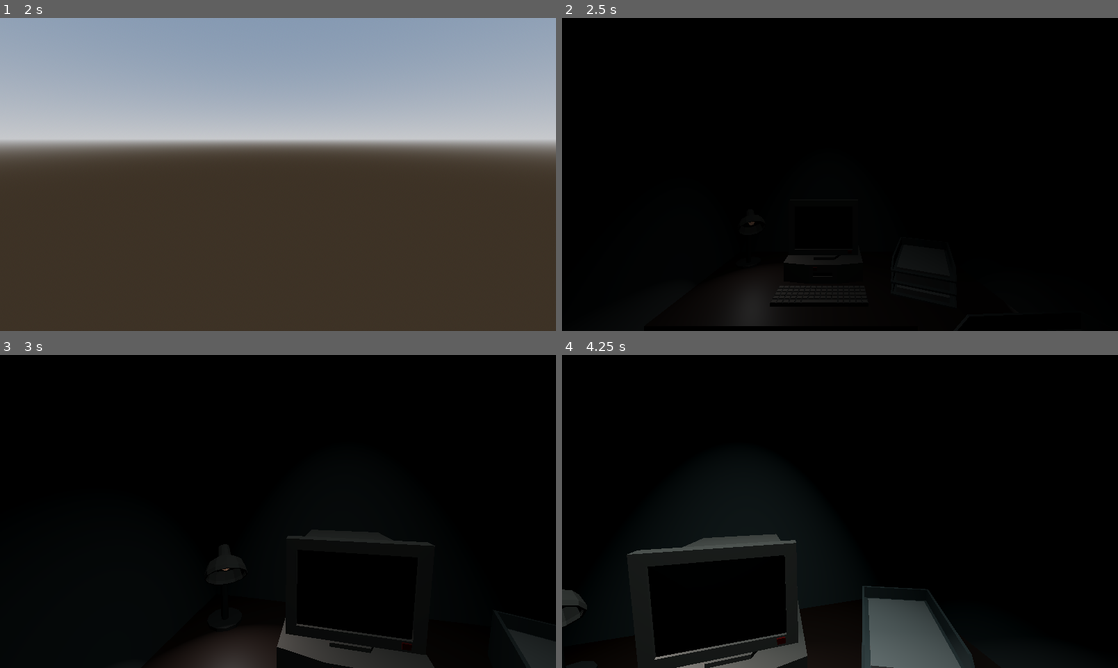
Above: before the commit, frames 1-4 (two rows, left to right).
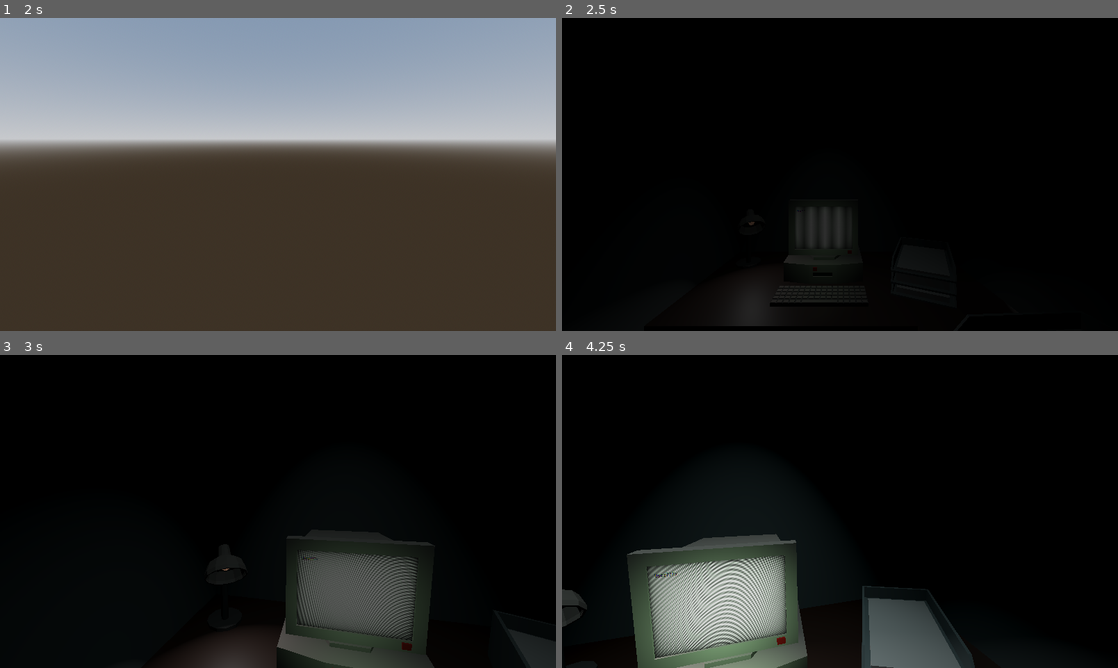
Above: after the commit, the same moments.

Repository: triangle-int/inner-inhabited
Game: Godot game, scene res://scenes/fpv/test_raft.tscn
Same seed, same stepped clock (60 frames per second), same inputs: the game is played once before the commit and once after it. This scene is started directly instead of the project's main scene.
Inputs (mouse positions are in pixels of both pictures, inside the frame that each line leads up to):
- Up to frame 1 (2 s): tap Enter at 0.5 s; move the mouse to (400, 158) at 0.52 s; hold Right mouse button (connect_nodes) 0.53-1.28 s; hold W (move_forward) from 0.53 s (still down); click (400, 158) at 0.67 s; tap Space at 0.77, 1.52 s; move the mouse to (250, 174) at 1.27 s; tap D (delete_node) at 1.35 s
- Up to frame 2 (2.5 s): keep holding W (move_forward); tap Space at 2 s; move the mouse to (851, 168) at 2.02 s; press the mouse at (851, 168) at 2.03 s
- Up to frame 3 (3 s): keep holding W (move_forward); move the mouse to (272, 517) at 2.77 s; release the mouse at (272, 517) at 2.78 s; tap Enter at 2.85 s
- Up to frame 4 (4.25 s): keep holding W (move_forward); tap Space at 3.02, 3.77 s; move the mouse to (878, 514) at 3.52 s; tap Backspace at 3.6 s

Frame 1 is identical in both runs. In frame 2, 1.0% of the frame differs, in the area x 41-53%, y 60-74%; in frame 3, 7.2%; in frame 4, 11%, in the area x 12-44%, y 60-100%.

Commit message:
Added terminal viewport on computers

Diff:
--- a/materials/terminal_screen_material.tres
+++ b/materials/terminal_effect_material.tres
@@ -4,3 +4,4 @@
 
 [resource]
 shader = ExtResource("1_jm36a")
+shader_parameter/intensity = 1.0
--- a/models/computer/computer.tscn
+++ b/models/computer/computer.tscn
@@ -1,9 +1,29 @@
-[gd_scene load_steps=2 format=3 uid="uid://bvda6gxwk0oer"]
+[gd_scene load_steps=5 format=3 uid="uid://bvda6gxwk0oer"]
 
 [ext_resource type="PackedScene" uid="uid://cd71c4xptplwj" path="res://models/computer/computer.glb" id="1_v6oks"]
+[ext_resource type="Script" path="res://scripts/fpv/terminal/computer_screen.gd" id="2_jwsyo"]
+
+[sub_resource type="QuadMesh" id="QuadMesh_nhclu"]
+size = Vector2(0.41, 0.305)
+
+[sub_resource type="StandardMaterial3D" id="StandardMaterial3D_d681u"]
+resource_local_to_scene = true
+shading_mode = 0
 
 [node name="Computer" type="Node3D"]
 transform = Transform3D(-4.37114e-08, 0, -1, 0, 1, 0, 1, 0, -4.37114e-08, 0, 0, 0)
 
 [node name="computer" parent="." instance=ExtResource("1_v6oks")]
 transform = Transform3D(0.15, 0, 0, 0, 0.15, 0, 0, 0, 0.15, 0, 0, 0)
+
+[node name="ScreenMesh" type="MeshInstance3D" parent="."]
+transform = Transform3D(-4.37114e-08, 0, 1, 0, 1, 0, -1, 0, -4.37114e-08, 0.047093, 0.369065, -2.0585e-09)
+mesh = SubResource("QuadMesh_nhclu")
+surface_material_override/0 = SubResource("StandardMaterial3D_d681u")
+script = ExtResource("2_jwsyo")
+
+[node name="ScreenLight" type="OmniLight3D" parent="."]
+transform = Transform3D(1, 0, 0, 0, 1, 0, 0, 0, 1, 0.218404, 0.300467, -9.54673e-09)
+light_color = Color(0.732015, 1, 0.771359, 1)
+light_energy = 0.2
+omni_range = 0.413353
--- a/scenes/fpv/main.tscn
+++ b/scenes/fpv/main.tscn
@@ -1,10 +1,20 @@
-[gd_scene load_steps=6 format=3 uid="uid://dac05n7bv4674"]
+[gd_scene load_steps=10 format=3 uid="uid://b80u4dk7um4wo"]
 
 [ext_resource type="Script" path="res://scripts/fpv/player_snap.gd" id="1_4eyri"]
 [ext_resource type="PackedScene" uid="uid://caicjo8jm4mf0" path="res://scenes/fpv/player.tscn" id="1_7os2t"]
-[ext_resource type="PackedScene" uid="uid://dnbtdc0lrydsl" path="res://scenes/fpv/environment/office_cells.tscn" id="1_aqs1o"]
-[ext_resource type="PackedScene" uid="uid://c347rww62mav5" path="res://scenes/fpv/environment/world_environment.tscn" id="1_ayi28"]
-[ext_resource type="PackedScene" uid="uid://cbmrhykpnpl4y" path="res://scenes/fpv/environment/moving_statue.tscn" id="5_5uogj"]
+[ext_resource type="PackedScene" path="res://scenes/fpv/environment/office_cells.tscn" id="1_aqs1o"]
+[ext_resource type="PackedScene" path="res://scenes/fpv/environment/world_environment.tscn" id="1_ayi28"]
+[ext_resource type="PackedScene" path="res://scenes/fpv/environment/moving_statue.tscn" id="5_5uogj"]
+[ext_resource type="Script" path="res://scripts/fpv/terminal/terminal_viewport.gd" id="6_e4yxp"]
+[ext_resource type="PackedScene" uid="uid://by61b1vkmlfgw" path="res://scenes/terminal/terminal.tscn" id="6_kkhuf"]
+[ext_resource type="Script" path="res://scripts/fpv/terminal/terminal_player_spawn.gd" id="8_efh5a"]
+
+[sub_resource type="Curve3D" id="Curve3D_6o0p8"]
+_data = {
+"points": PackedVector3Array(0, 0, 0, 0, 0, 0, 0, 1.31536, -0.903214, 0, 0, 0, 0, 0, 0.385, 0, 1.315, -0.65, 0, 0, 0, 0, 0, 0, 0, 1.7, 0),
+"tilts": PackedFloat32Array(0, 0, 0)
+}
+point_count = 3
 
 [node name="Main" type="Node3D"]
 
@@ -30,3 +40,22 @@
 
 [node name="OfficeCells2" parent="." instance=ExtResource("1_aqs1o")]
 transform = Transform3D(1, 0, 0, 0, 1, 0, 0, 0, 1, 14, 0, 0)
+
+[node name="SubViewport" type="SubViewport" parent="."]
+size = Vector2i(1152, 648)
+script = ExtResource("6_e4yxp")
+
+[node name="Terminal" parent="SubViewport" instance=ExtResource("6_kkhuf")]
+
+[node name="TerminalPlayerSpawn" type="Node3D" parent="."]
+transform = Transform3D(1, 0, 0, 0, 1, 0, 0, 0, 1, -0.118496, 0, -8.40907)
+script = ExtResource("8_efh5a")
+
+[node name="TerminalCamera" type="Node3D" parent="TerminalPlayerSpawn"]
+transform = Transform3D(1, 0, 0, 0, 1, 0, 0, 0, 1, 0, 1.31536, -0.903214)
+
+[node name="Path3D" type="Path3D" parent="TerminalPlayerSpawn"]
+curve = SubResource("Curve3D_6o0p8")
+
+[node name="PathFollow3D" type="PathFollow3D" parent="TerminalPlayerSpawn/Path3D"]
+transform = Transform3D(-1, 1.25612e-10, -8.74227e-08, 0, 0.999999, 0.00143684, 8.74228e-08, 0.00143684, -0.999999, 0, 1.31536, -0.903214)
--- a/scenes/terminal/terminal.tscn
+++ b/scenes/terminal/terminal.tscn
@@ -2,7 +2,7 @@
 
 [ext_resource type="Script" path="res://scripts/terminal/terminal.gd" id="1_cea4a"]
 [ext_resource type="PackedScene" uid="uid://fhejaqaayb4m" path="res://scenes/terminal/input_line.tscn" id="1_fff5l"]
-[ext_resource type="Material" uid="uid://d3aelfodyn3bn" path="res://materials/terminal_screen_material.tres" id="2_kla3r"]
+[ext_resource type="Material" uid="uid://d3aelfodyn3bn" path="res://materials/terminal_effect_material.tres" id="2_kla3r"]
 [ext_resource type="PackedScene" uid="uid://blxqg5qptkwsa" path="res://scenes/terminal/response_line.tscn" id="2_xdqnh"]
 [ext_resource type="PackedScene" uid="uid://bou72wqxg1rjn" path="res://scenes/levels/test_level.tscn" id="4_g873g"]
 [ext_resource type="Script" path="res://scripts/terminal/command/level.gd" id="5_6fmok"]
@@ -75,7 +75,6 @@
 mouse_filter = 1
 
 [node name="CRTEffect" type="ColorRect" parent="."]
-visible = false
 material = ExtResource("2_kla3r")
 layout_mode = 1
 anchors_preset = 15
--- a/scripts/fpv/level_switcher.gd
+++ b/scripts/fpv/level_switcher.gd
@@ -8,6 +8,8 @@
 var _need_rotate: bool
 var _old_player_rotation: Vector3
 var _old_player_head_rotation: Vector3
+
+var play_terminal_animation: bool
 
 
 func rotate_to_match_old(new_player: Player) -> void:
@@ -30,3 +32,12 @@
 	fade.color = Color.BLACK
 	get_tree().create_tween().tween_property(fade, "color", Color(0, 0, 0, 0), fade_time)
 	get_tree().change_scene_to_packed(main_level)
+
+
+func switch_to_main_from_terminal() -> void:
+	fade.color = Color.WHITE
+	fade.color.a = 0.0
+	play_terminal_animation = true
+	var tween := create_tween()
+	tween.tween_property(fade, "color:a", 1.0, fade_time)
+	tween.tween_callback(func() -> void: get_tree().change_scene_to_packed(main_level))
--- a/scripts/fpv/player.gd
+++ b/scripts/fpv/player.gd
@@ -13,6 +13,7 @@
 @onready var camera: Camera3D = $Head/Camera3D
 
 var on_raft := false
+var can_move := true
 
 
 func _ready() -> void:
@@ -25,7 +26,8 @@
 	elif event.is_action_pressed("ui_cancel"):
 		Input.set_mouse_mode(Input.MOUSE_MODE_VISIBLE)
 
-	if Input.get_mouse_mode() == Input.MOUSE_MODE_CAPTURED and event is InputEventMouseMotion:
+	if Input.get_mouse_mode() == Input.MOUSE_MODE_CAPTURED and event is InputEventMouseMotion \
+		and can_move:
 		rotate_y(-event.relative.x * rotation_speed)
 		head.rotation.x = clamp(
 			head.rotation.x - event.relative.y * rotation_speed,
@@ -43,7 +45,8 @@
 
 	velocity.x = direction.x * movement_speed
 	velocity.z = direction.z * movement_speed
-	move_and_slide()
+	if can_move:
+		move_and_slide()
 
 
 func attach_to_raft(raft: Node3D) -> void:
--- /dev/null
+++ b/scripts/fpv/terminal/computer_screen.gd
@@ -0,0 +1,18 @@
+extends MeshInstance3D
+class_name ComputerScreen
+
+var texture_updated := false
+
+static var viewport: Viewport
+
+
+func _process(_delta: float) -> void:
+	if texture_updated:
+		return
+
+	if viewport == null:
+		return
+
+	var material: StandardMaterial3D = get_surface_override_material(0)
+	material.albedo_texture = viewport.get_texture()
+	texture_updated = true
--- /dev/null
+++ b/scripts/fpv/terminal/terminal_player_spawn.gd
@@ -0,0 +1,9 @@
+extends Node3D
+
+@export var player: Player
+
+
+func _ready() -> void:
+	if LevelSwitcher.play_terminal_animation:
+		player.can_move = false
+		player.global_position = global_position
--- /dev/null
+++ b/scripts/fpv/terminal/terminal_viewport.gd
@@ -0,0 +1,5 @@
+extends SubViewport
+
+
+func _ready() -> void:
+	ComputerScreen.viewport = self
--- a/scripts/terminal/command/escape_command.gd
+++ b/scripts/terminal/command/escape_command.gd
@@ -11,7 +11,7 @@
 func _execute(_command: String, terminal: Terminal) -> String:
 	# TODO: A bit better visuals, sounds or smth
 	terminal.get_tree().create_timer(delay).timeout.connect(
-		func() -> void: LevelSwitcher.switch_to_main()
+		func() -> void: LevelSwitcher.switch_to_main_from_terminal()
 	)
 	PlayerProgress.escaped_terminal = true
 
--- a/shaders/terminal_screen_shaders.gdshader
+++ b/shaders/terminal_screen_shaders.gdshader
@@ -3,6 +3,8 @@
 uniform sampler2D screen_texture : hint_screen_texture, repeat_disable, filter_nearest;
 
 // Loosely based on postprocessing shader by inigo quilez, License Creative Commons Attribution-NonCommercial-ShareAlike 3.0 Unported License.
+
+uniform float intensity : hint_range(0.0, 1.0);
 
 vec2 curve(vec2 uv)
 {
@@ -21,7 +23,6 @@
     vec2 q = FRAGCOORD.xy / iResolution.xy;
     vec2 uv = q;
     // uv = curve( uv );
-    vec3 oricol = texture( screen_texture, vec2(q.x,q.y) ).xyz;
     vec3 col;
 	float x =  sin(0.3*TIME+uv.y*21.0)*sin(0.7*TIME+uv.y*29.0)*sin(0.3+0.33*TIME+uv.y*31.0)*0.0017;
 
@@ -53,7 +54,6 @@
 
 	col*=1.0-0.65*vec3(clamp((mod(FRAGCOORD.x, 2.0)-1.0)*2.0,0.0,1.0));
 
-    float comp = smoothstep( 0.1, 0.9, sin(TIME) );
-
-    COLOR = vec4(col,1.0);
+	vec3 original_color = texture(screen_texture, vec2(q.x,q.y)).xyz;
+    COLOR = vec4(mix(original_color, col, intensity), 1.0);
 }
Binary file changed: models/computer/computer.glb
Not shown: 1 places in scenes/autoloads/level_switcher.tscn that only renumber resources
